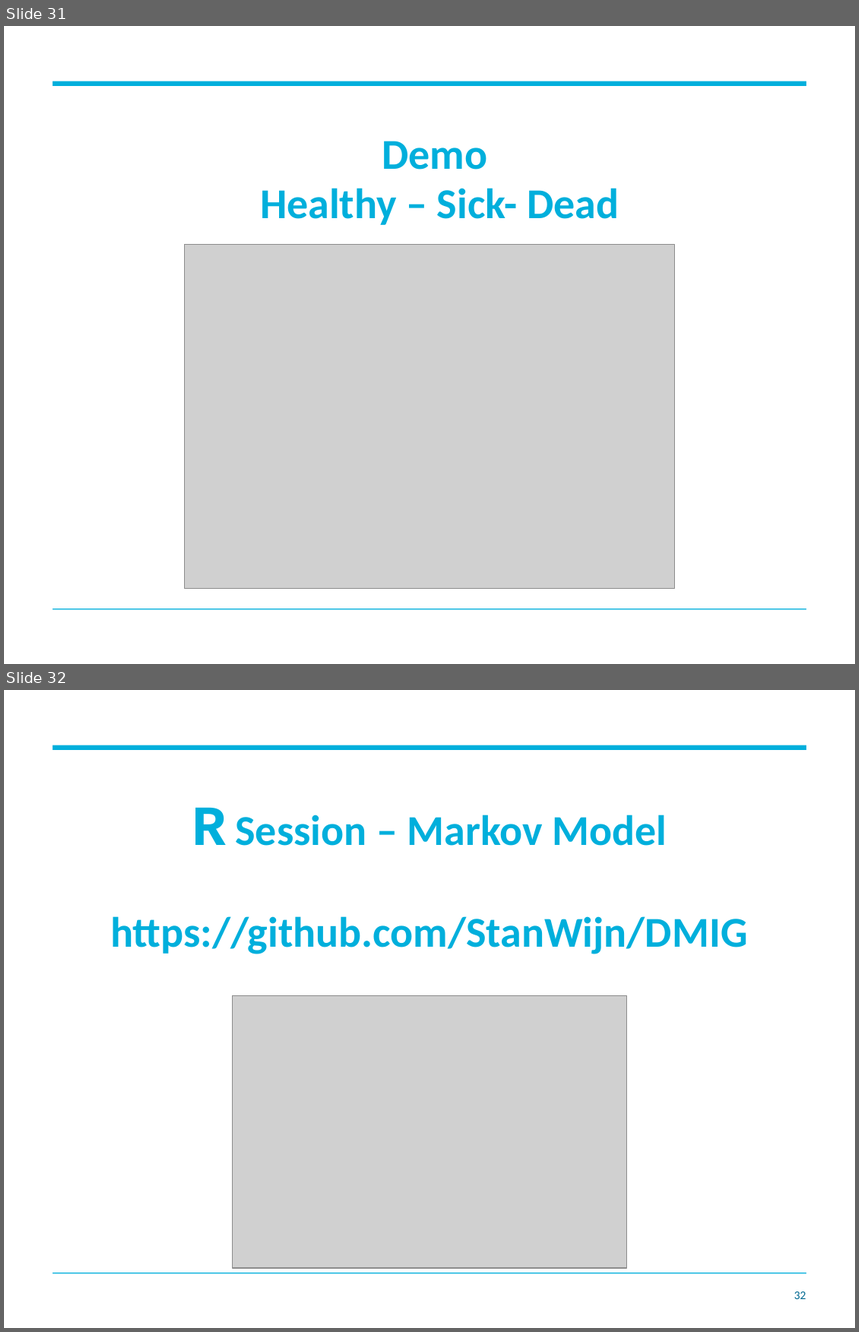
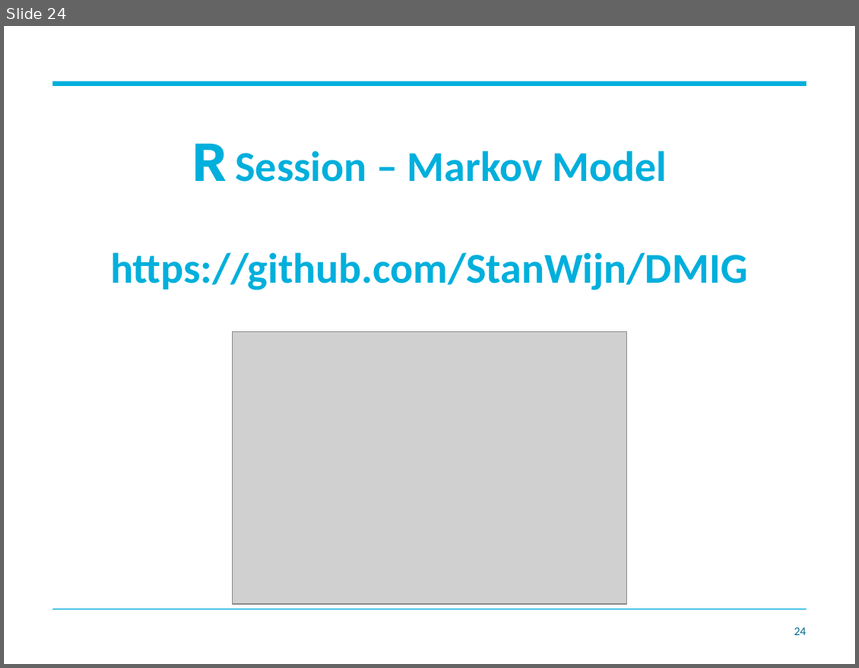
Before and after one commit to StanWijn/DMIG, a slide deck: R software in decision modelling - Part 2.pptx. Shown one above the other, each under a label of ours: slides 31 and 32 before the commit, slide 24 after it. The pictures are 859x1332 and 859x668 pixels, drawn with LibreOffice and Linux fonts; fonts in the diff are those of the drawing; grey boxes stand for pictures; background and template pictures are left out. Boxes give left, top, right and bottom in pixels: in the first picture for what was removed or moved away, otherwise in the second. Text is boxed around its words. In the diff, an @@ line names an element or a change of style, - is before the commit and + after.

```diff
--- a/R software in decision modelling - Part 2.pptx
+++ b/R software in decision modelling - Part 2.pptx
@@ slide 31 removed at <box>4,26,855,664</box>, background #FFFFFF; not listed: 2 template elements that a slide beside it also shows @@
@@ title removed at <box>260,141,619,225</box> @@
-Demo
-Healthy – Sick- Dead
@@ picture removed at <box>184,245,674,589</box> @@
@@ what was slide 32 is now slide 24 @@
@@ page number at <box>794,628,807,636</box>: text changed @@
-32
+24
```
Also in this commit, not shown: 7 slides changed, 15 slides added, 25 other slides removed, 4 other files.
